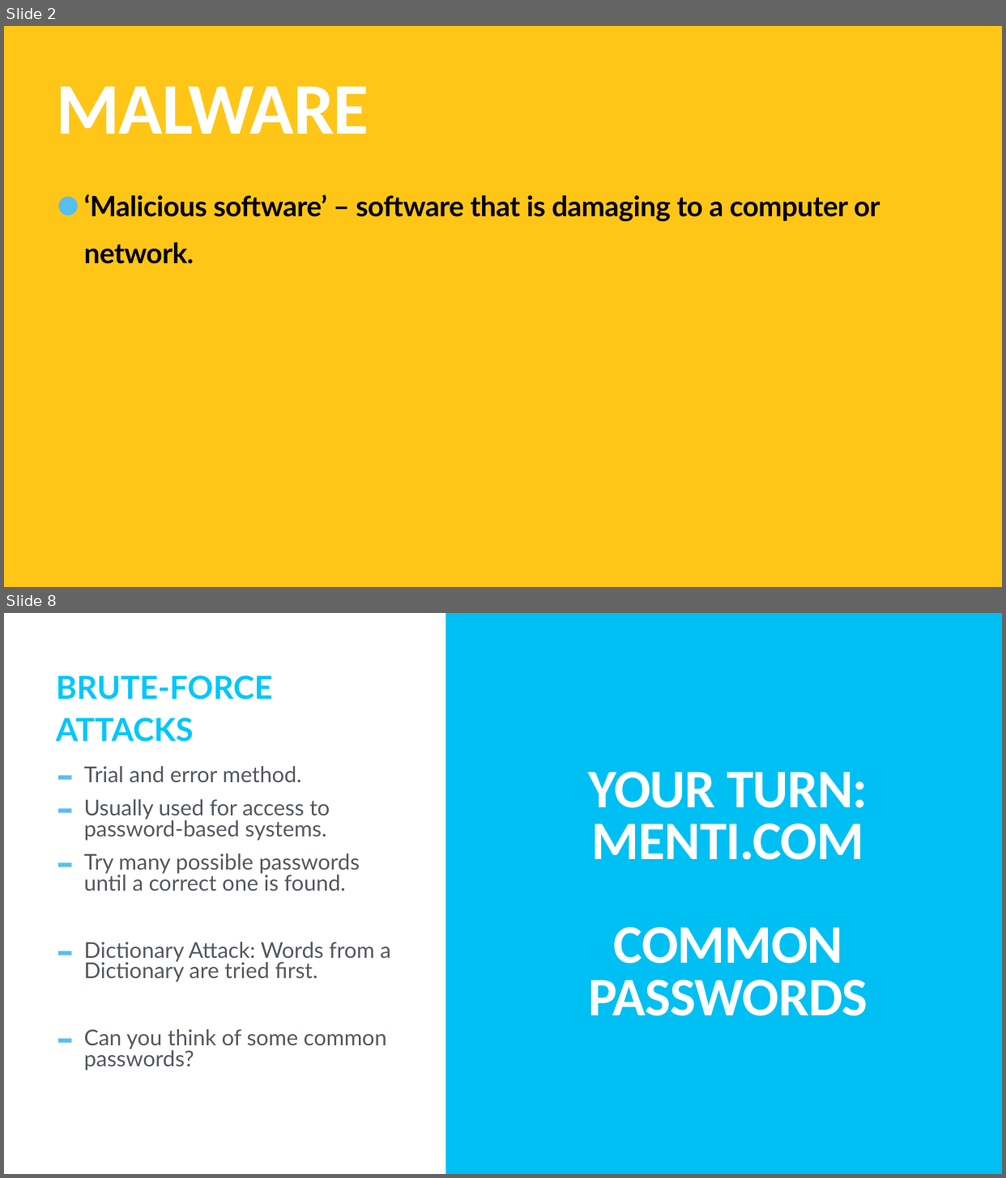
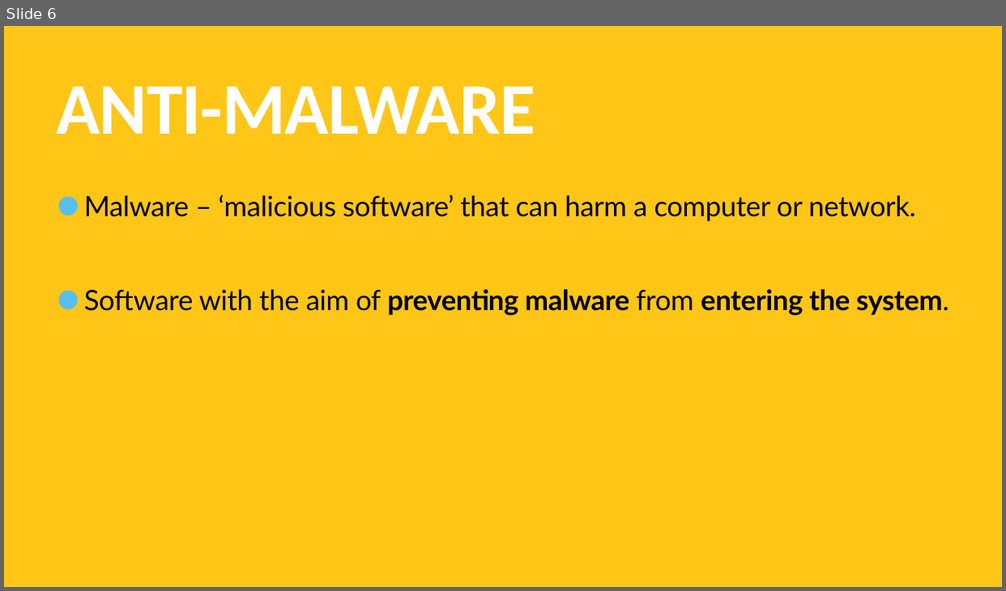
Before and after one commit to TommyWoodley/teaching, a slide deck: Y10/L2/L2.pptx. Shown one above the other, each under a label of ours: slides 2 and 8 before the commit, slide 6 after it; the slides between them are not shown. The pictures are 1006x1178 and 1006x591 pixels, drawn with LibreOffice and Linux fonts; fonts in the diff are those of the drawing. Boxes give left, top, right and bottom in pixels: in the first picture for what was removed or moved away, otherwise in the second. Text is boxed around its words. In the diff, an @@ line names an element or a change of style, - is before the commit and + after.

Commit message:
added anti-malware and firewalls

```diff
--- a/Y10/L2/L2.pptx
+++ b/Y10/L2/L2.pptx
@@ slide 8 removed at <box>4,613,1002,1174</box>, background #FFFFFF @@
@@ rectangle removed at <box>446,613,1002,1174</box> @@
@@ text removed at <box>56,675,272,742</box> @@
-BRUTE-FORCE ATTACKS
@@ title removed at <box>588,772,867,1016</box> @@
-YOUR TURN:
-MENTI.COM
-COMMON PASSWORDS
@@ text removed at <box>84,799,390,1071</box> @@
-– Trial and error method.
-– Usually used for access to password-based systems.
-– Try many possible passwords until a correct one is found.
-– Dictionary Attack: Words from a Dictionary are tried first.
-– Can you think of some common passwords?
@@ what was slide 2 is now slide 6 @@
@@ slide 6 changed as well @@
@@ title at <box>56,86,535,134</box>: text changed @@
-MALWARE
+ANTI-MALWARE
@@ text at <box>84,194,949,316</box>: text changed; bold off @@
-• ‘Malicious software’ – software that is damaging to a computer or network.
+• Malware – ‘malicious software’ that can harm a computer or network.
+• Software with the aim of preventing malware from entering the system.
```
Also in this commit, not shown: 1 other slide changed, 8 slides added, 8 other slides removed, 1 other file.
